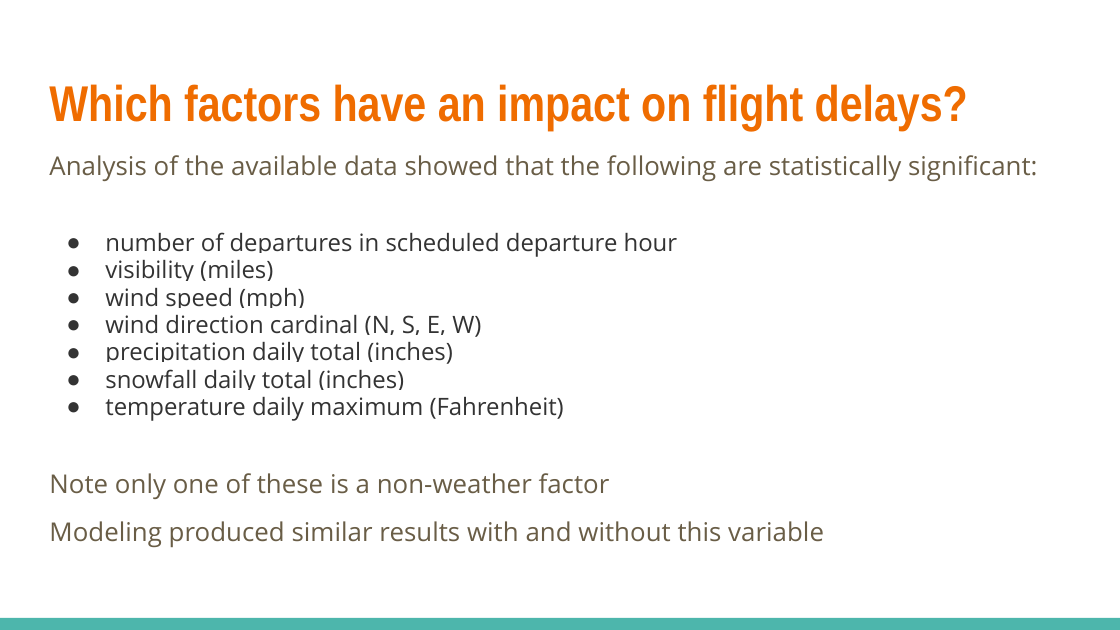
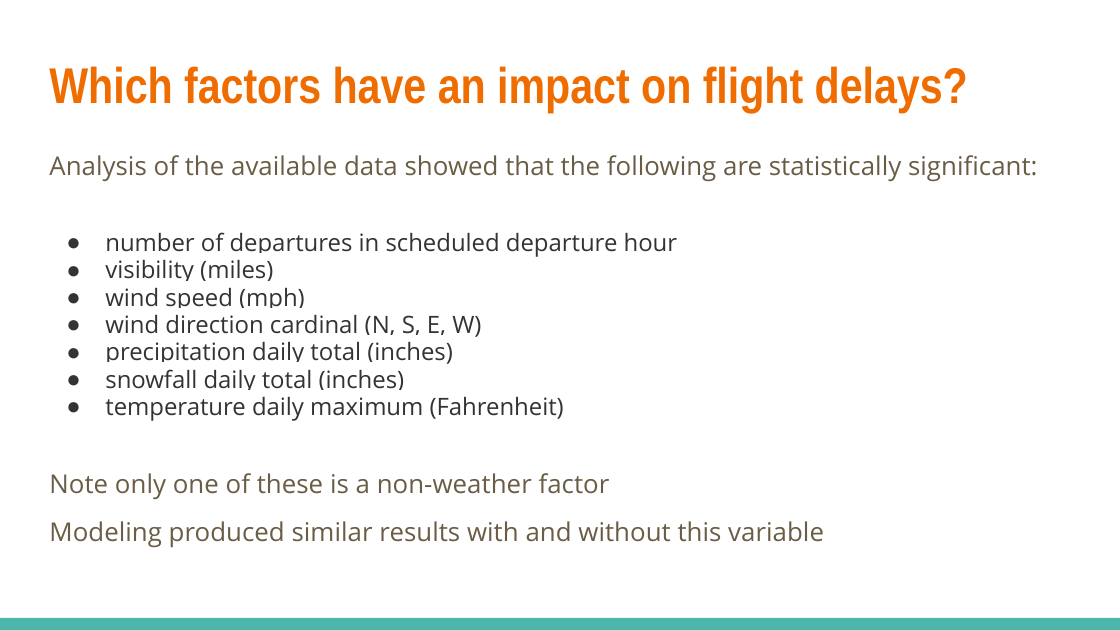
Before and after one commit to NeilEcosse/flight_delays, a slide deck: slide 7 of documentation/presentation.pptx. Drawn at 1120x630 pixels with LibreOffice and Linux fonts; fonts in the diff are those of the drawing. Boxes give left, top, right and bottom in pixels: in the first picture for what was removed or moved away, otherwise in the second. Text is boxed around its words. In the diff, an @@ line names an element or a change of style, - is before the commit and + after.

```diff
--- a/documentation/presentation.pptx
+++ b/documentation/presentation.pptx
@@ title "Which factors have an impact ...": place and size @@
-title "Which factors have an impact ..." at box(49, 84, 968, 132)
+title "Which factors have an impact ..." at box(49, 66, 968, 113)
```
Also in this commit, not shown: 3 other slides changed, 1 other file.
